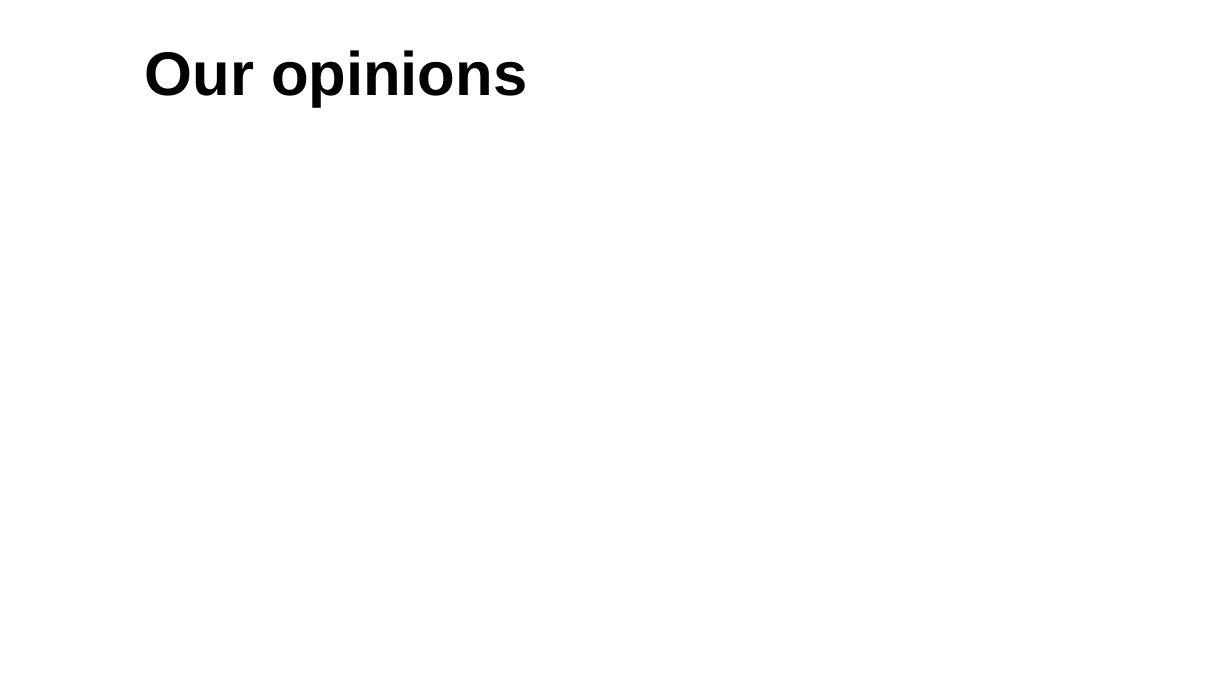
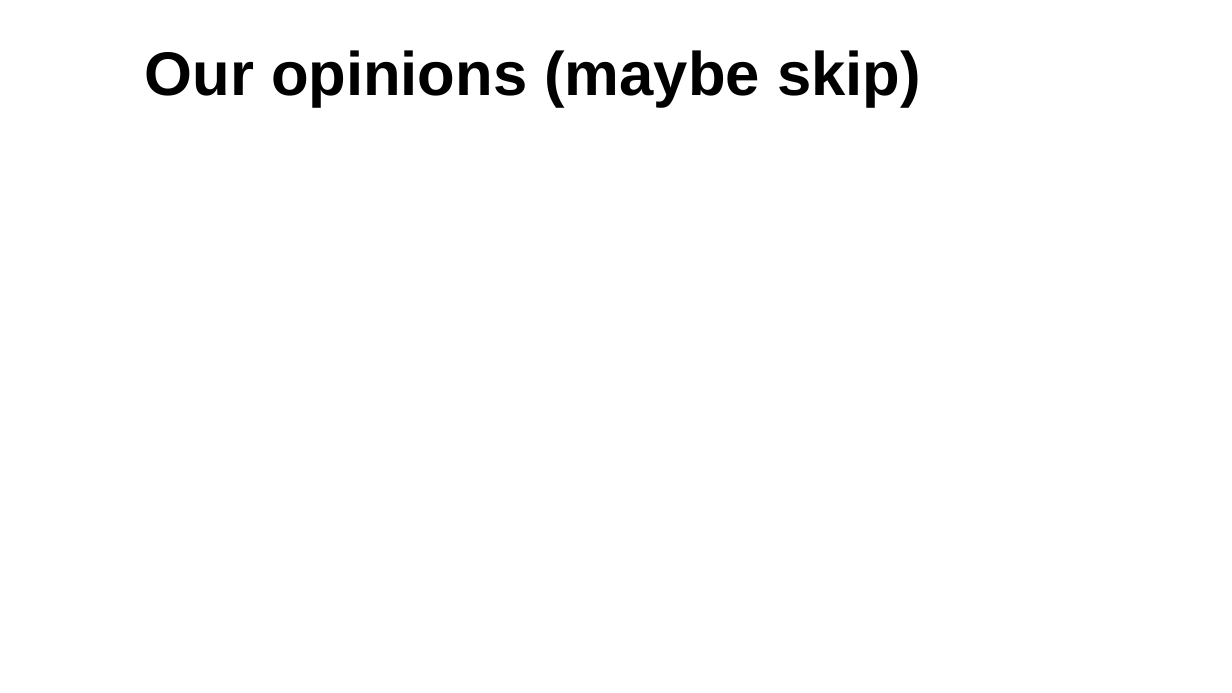
Before and after one commit to TiniusM/MA8701-Project-2, a slide deck: slide 10 of Article presentation.pptx. Drawn at 1232x693 pixels with LibreOffice and Linux fonts; fonts in the diff are those of the drawing; background and template pictures are left out. Boxes give left, top, right and bottom in pixels: in the first picture for what was removed or moved away, otherwise in the second. Text is boxed around its words. In the diff, an @@ line names an element or a change of style, - is before the commit and + after.

```diff
--- a/Article presentation.pptx
+++ b/Article presentation.pptx
@@ title at (145, 50, 921, 107): text changed @@
-Our opinions
+Our opinions (maybe skip)
```
Also in this commit, not shown: 1 other slide changed, 1 other file.
